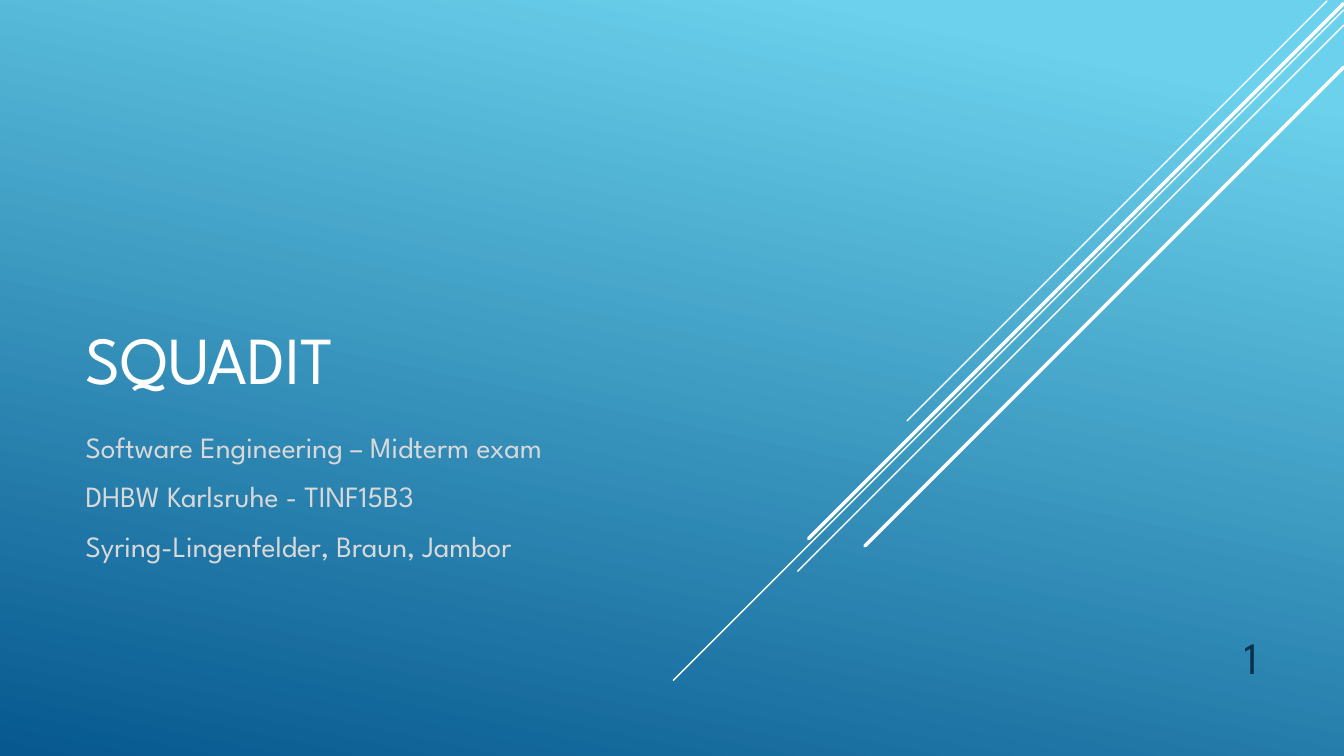
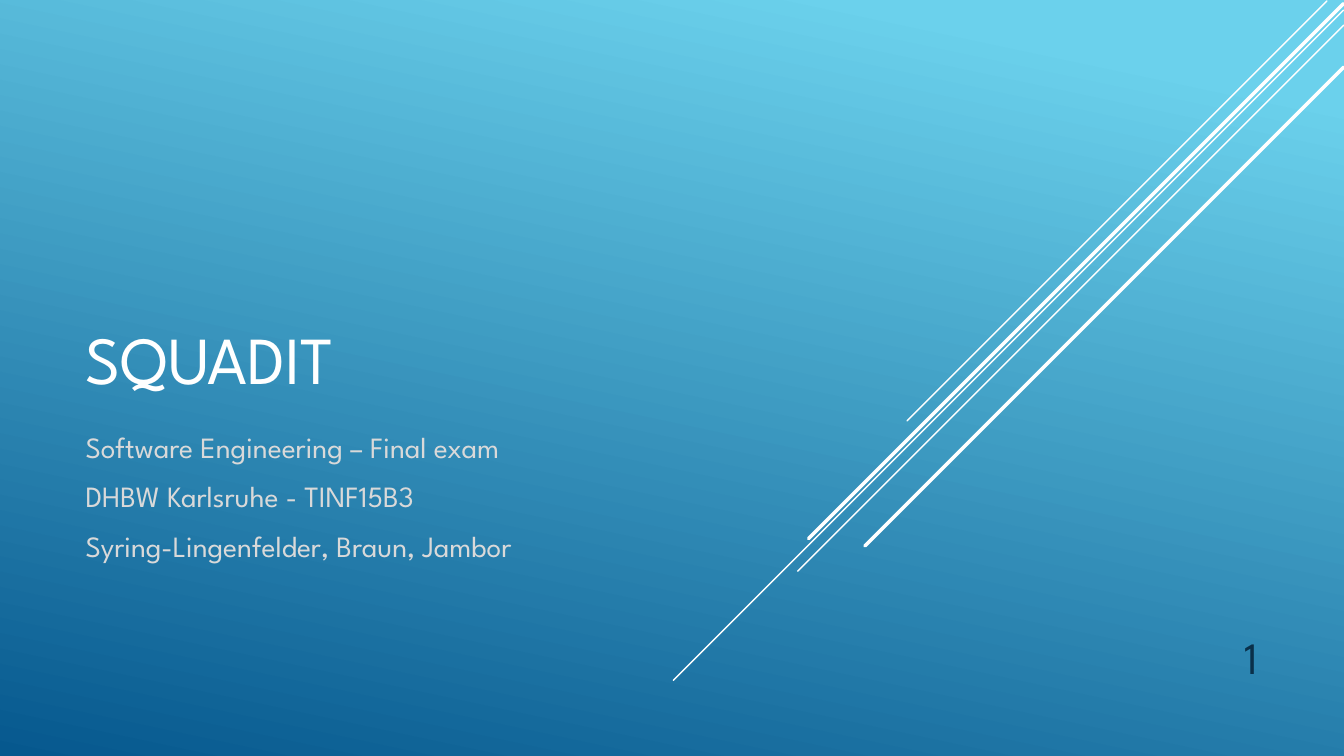
Before and after one commit to PalatinCoder/SquadIT, a slide deck: slide 1 of Documentation/Presentations/SquadIT-Final.pptx. Drawn at 1344x756 pixels with LibreOffice and Linux fonts; fonts in the diff are those of the drawing. Boxes give left, top, right and bottom in pixels: in the first picture for what was removed or moved away, otherwise in the second. Text is boxed around its words. In the diff, an @@ line names an element or a change of style, - is before the commit and + after.

Commit message:
FIX: Final presentation

```diff
--- a/Documentation/Presentations/SquadIT-Final.pptx
+++ b/Documentation/Presentations/SquadIT-Final.pptx
@@ subtitle at (86,437,499,465): text changed @@
-Software Engineering – Midterm exam
+Software Engineering – Final exam
```
